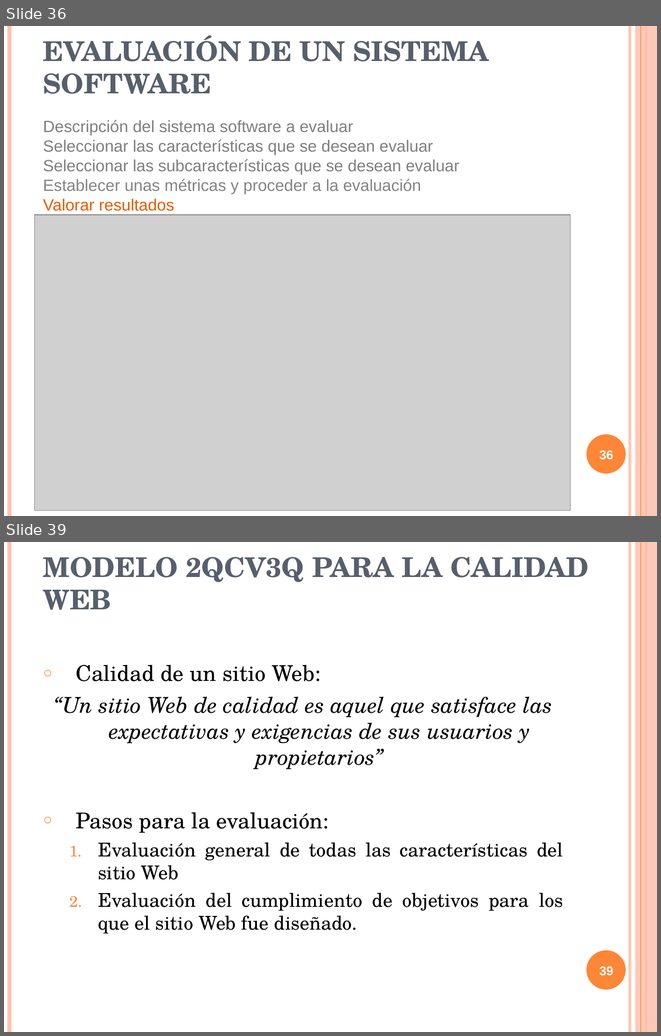
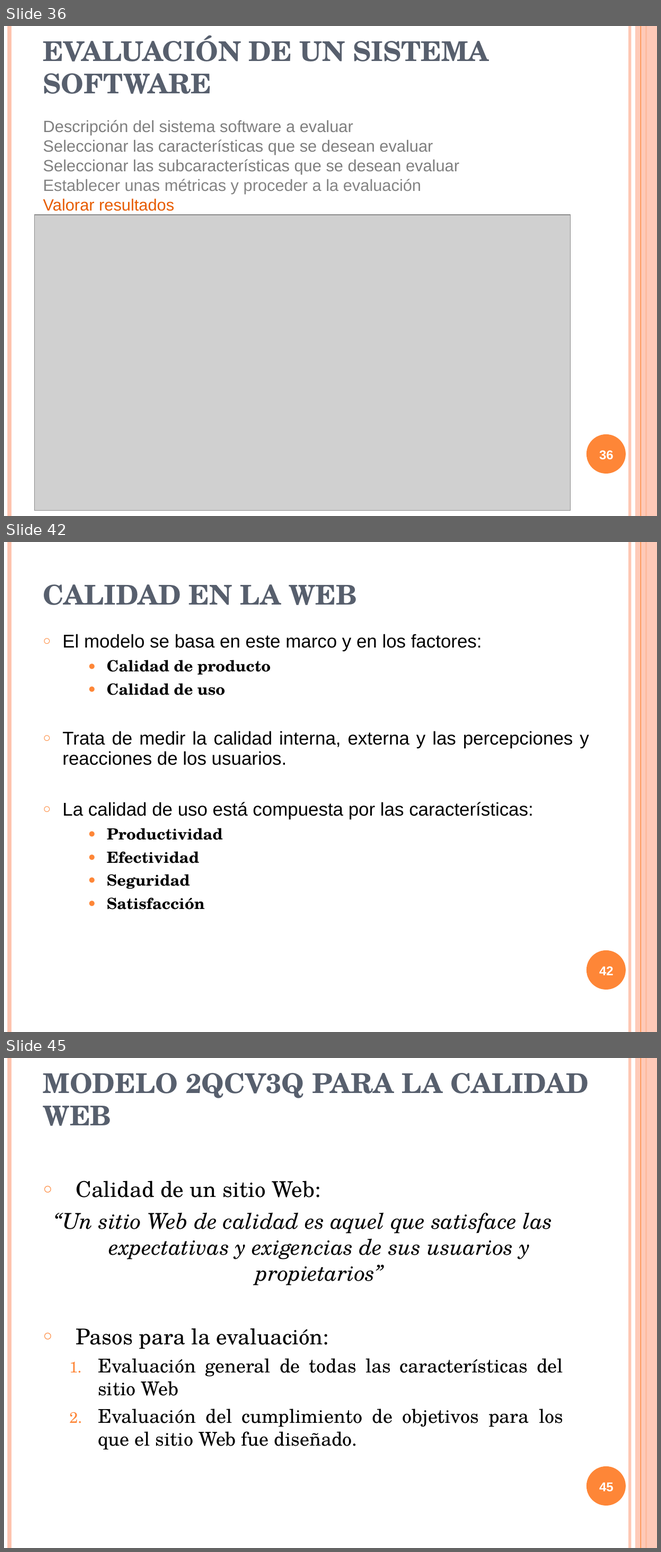
Before and after one commit to txedo/isi-auditoria, a slide deck: calidad/Trabajo/presentacion/presentacionCalidad.ppt. Shown one above the other, each under a label of ours: slides 36 and 39 before the commit, slides 36, 42 and 45 after it; the slides between them are not shown. The pictures are 661x1036 and 661x1552 pixels, drawn with LibreOffice and Linux fonts; fonts in the diff are those of the drawing; grey boxes stand for pictures. Boxes give left, top, right and bottom in pixels: in the first picture for what was removed or moved away, otherwise in the second. Text is boxed around its words. In the diff, an @@ line names an element or a change of style, - is before the commit and + after.

```diff
--- a/calidad/Trabajo/presentacion/presentacionCalidad.ppt
+++ b/calidad/Trabajo/presentacion/presentacionCalidad.ppt
@@ slide 42 added at [4, 542, 657, 1032], background #FFFFFF; not listed: 6 template elements that a slide beside it also shows @@
@@ text added at [43, 584, 357, 605], 30 pt, text #575F6D, bold @@
+CALIDAD EN LA WEB
@@ text added at [62, 634, 589, 909], 20.4 pt, text #000000 @@
+○ El modelo se basa en este marco y en los factores:
+  ● Calidad de producto
+  ● Calidad de uso
+○ Trata de medir la calidad interna, externa y las percepciones y reacciones de los usuarios.
+○ La calidad de uso está compuesta por las características:
+  ● Productividad
+  ● Efectividad
+  ● Seguridad
+  ● Satisfacción
@@ page number added at [599, 966, 614, 975], 14 pt, text #FFFFFF, bold @@
+42
@@ what was slide 39 is now slide 45 @@
@@ page number at [599, 1482, 614, 1492]: text changed @@
-39
+45
```
Also in this commit, not shown: 10 slides changed, 6 other slides added, 1 slide removed.
